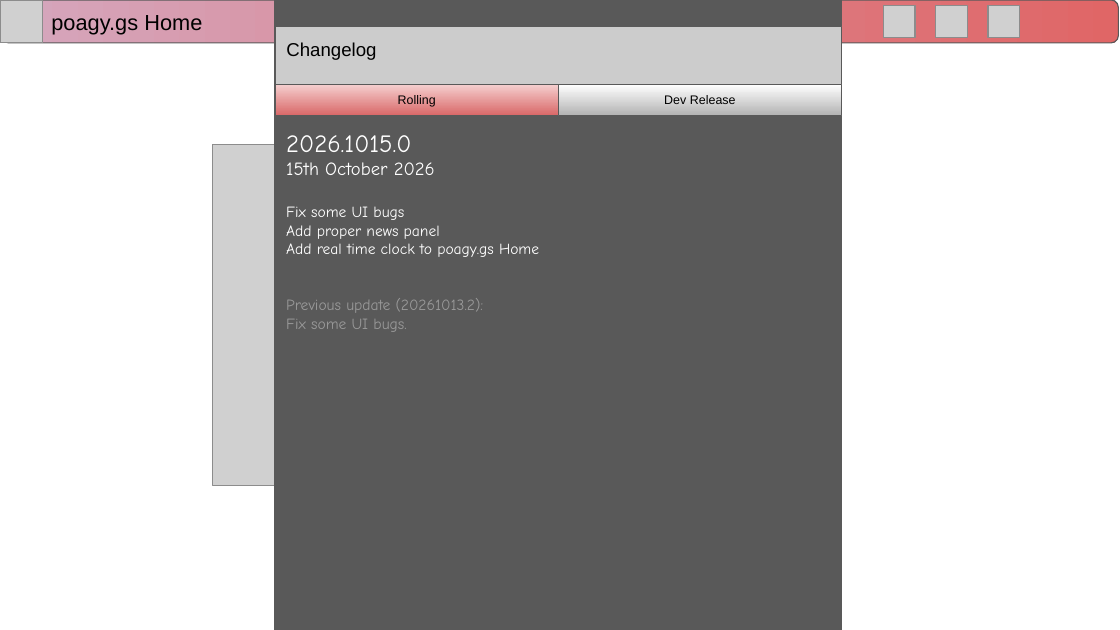
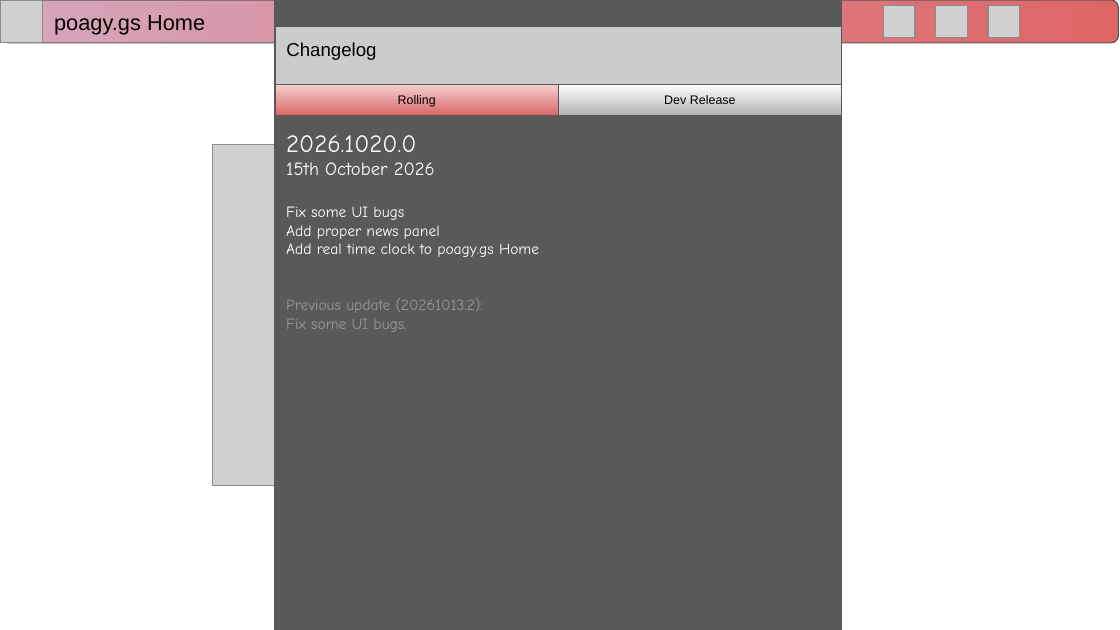
Before and after one commit to RitPigDev/poagy.gs-plus, a slide deck: slide 9 of poagy.gs+.pptx. Drawn at 1120x630 pixels with LibreOffice and Linux fonts; fonts in the diff are those of the drawing; grey boxes stand for pictures; background and template pictures are left out. Boxes give left, top, right and bottom in pixels: in the first picture for what was removed or moved away, otherwise in the second. Text is boxed around its words. In the diff, an @@ line names an element or a change of style, - is before the commit and + after.

```diff
--- a/poagy.gs+.pptx
+++ b/poagy.gs+.pptx
@@ rounded rectangle added at bbox=[1, 0, 1118, 43], fill gradient #D5A6BD to #E06666, outline #595959 0.75 pt @@
@@ text "poagy.gs Home": place and size @@
-text "poagy.gs Home" at bbox=[1, 0, 1118, 43]
+text "poagy.gs Home" at bbox=[54, 15, 205, 35]
@@ text "poagy.gs Home" at bbox=[54, 15, 205, 35]: fill gradient #D5A6BD to #E06666 to none; outline #595959 0.75 pt to none @@
@@ text in rectangle at bbox=[286, 135, 416, 152]: text changed @@
-2026.1015.0
+2026.1020.0
```
Also in this commit, not shown: 5 other slides changed.
